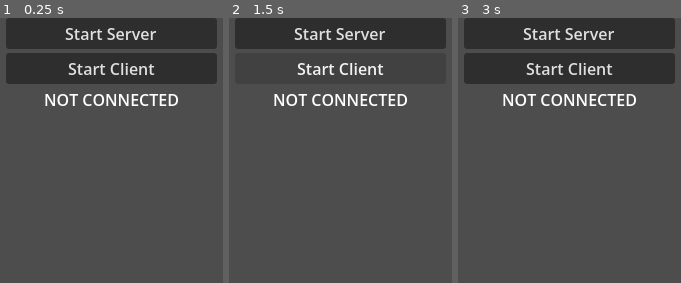
Above: before the commit, frames 1-3 (left to right).
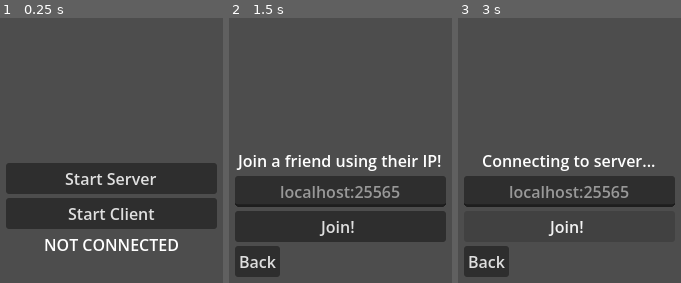
Above: after the commit, the same moments.

Repository: manakusiar/Card-Game
Game: Godot game, scene res://components/rooms/title_screen/title_screen.tscn
The game is run twice, just before and just after one commit, with the same random seed, the same clock (stepped at 60 frames per second) and the same inputs.
Inputs (mouse positions are in pixels of both pictures, inside the frame that each line leads up to):
- Up to frame 1 (0.25 s): no input
- Up to frame 2 (1.5 s): click "Start Client" at 0.5 s; click (340, 68) at 1.25 s, where only the run before the commit has a clickable "Start Client"
- Up to frame 3 (3 s): click (569, 33) at 2 s, where only the run before the commit has a clickable "Start Server"; click (569, 227) at 2.75 s, where only the run after the commit has a clickable "Join!"

The runs differ from the first frame. In frame 1, 46% of the frame differs, in the area x 2-98%, y 0-88%; in frame 2, 39%; in frame 3, 38%.

Commit message:
Host and Join functionality with operational buttons

Diff:
--- /dev/null
+++ b/components/rooms/lobby/lobby.tscn
@@ -0,0 +1,22 @@
+[gd_scene format=3 uid="uid://d1s428kp1pepv"]
+
+[sub_resource type="SceneReplicationConfig" id="SceneReplicationConfig_ooixt"]
+properties/0/path = NodePath("CheckButton:button_pressed")
+properties/0/spawn = true
+properties/0/replication_mode = 1
+
+[node name="Lobby" type="Node2D" unique_id=1781024536]
+
+[node name="Label" type="Label" parent="." unique_id=1041803746]
+offset_right = 40.0
+offset_bottom = 23.0
+text = "LOBBY SCREEN"
+
+[node name="CheckButton" type="CheckButton" parent="." unique_id=1359190735]
+offset_left = 206.0
+offset_top = 59.0
+offset_right = 250.0
+offset_bottom = 83.0
+
+[node name="MultiplayerSynchronizer" type="MultiplayerSynchronizer" parent="." unique_id=524342865]
+replication_config = SubResource("SceneReplicationConfig_ooixt")
--- /dev/null
+++ b/components/rooms/title_screen/states/title_host_state.gd
@@ -0,0 +1,29 @@
+class_name TitleHostState
+extends State
+
+@export_subgroup("Nodes")
+@export var HostScreen: VBoxContainer
+@export var PlayerCountLabel: Label
+@export var PlayerCountSlider: HSlider
+@export var PortLineEdit: LineEdit
+
+func enter():
+	HostScreen.visible = true
+
+func exit():
+	HostScreen.visible = false
+
+
+func _on_back_pressed() -> void:
+	Transitioned.emit(self, "TitleMainState")
+
+func _on_h_slider_value_changed(value: float) -> void:
+	PlayerCountLabel.text = "Player Count: " + str(int(ceil(value)))
+
+func _on_host_button_pressed() -> void:
+	var _port = PortLineEdit.text
+	var _player_count = int(PlayerCountSlider.value)
+	if _port == "": _port = "25565"
+
+	NetworkHandler.start_server(int(_port), _player_count)
+	get_tree().change_scene_to_file("res://components/rooms/lobby/lobby.tscn")
--- /dev/null
+++ b/components/rooms/title_screen/states/title_join_state.gd
@@ -0,0 +1,47 @@
+class_name TitleJoinState
+extends State
+
+@export_subgroup("Nodes")
+@export var JoinScreen: VBoxContainer
+@export var JoinLabel: Label
+@export var IpLineEdit: LineEdit
+
+func enter():
+	JoinScreen.visible = true
+
+func exit():
+	JoinScreen.visible = false
+
+func _ready() -> void:
+	multiplayer.connection_failed.connect(_on_connection_fail)
+
+func _on_back_pressed() -> void:
+	Transitioned.emit(self, "TitleMainState")
+
+func _on_join_button_pressed() -> void:
+	var _text = IpLineEdit.text
+	var sep_ip = seperate_ip_and_port(_text)
+	if sep_ip == [-1, -1]:
+		JoinLabel.text = "Incorrect input!"
+		return
+	elif sep_ip[0] == "":
+		sep_ip = ["localhost", "25565"]
+
+	NetworkHandler.start_client(sep_ip[0],int(sep_ip[1]))
+
+	JoinLabel.text = "Connecting to server..."
+	await multiplayer.connected_to_server
+
+	get_tree().change_scene_to_file("res://components/rooms/lobby/lobby.tscn")
+
+func _on_connection_fail() -> void:
+	JoinLabel.text = "Connection Failed!"
+
+func seperate_ip_and_port(full_ip) -> Array:
+	var parts = full_ip.split(":")
+	if parts[0] == "":
+		return parts
+	if len(parts) > 2 or len(parts) < 2:
+		return [-1, -1]
+
+	return parts
--- /dev/null
+++ b/components/rooms/title_screen/states/title_main_state.gd
@@ -0,0 +1,17 @@
+class_name TitleMainState
+extends State
+
+@export_subgroup("Nodes")
+@export var MainScreen: VBoxContainer
+
+func enter():
+	MainScreen.visible = true
+
+func exit():
+	MainScreen.visible = false
+
+func _on_start_server_pressed() -> void:
+	Transitioned.emit(self, "TitleHostState")
+
+func _on_start_client_pressed() -> void:
+	Transitioned.emit(self, "TitleJoinState")
--- /dev/null
+++ b/components/rooms/title_screen/states/title_options_state.gd
@@ -0,0 +1,2 @@
+class_name TitleOptionsState
+extends State
--- a/components/rooms/title_screen/title_screen.gd
+++ b/components/rooms/title_screen/title_screen.gd
@@ -1,10 +1,4 @@
 extends Node2D
-
-func _on_start_server_pressed() -> void:
-	NetworkHandler.start_server()
-
-func _on_start_client_pressed() -> void:
-	NetworkHandler.start_client()
 
 @export var connection_status_label: Label
 
--- a/components/rooms/title_screen/title_screen.tscn
+++ b/components/rooms/title_screen/title_screen.tscn
@@ -2,39 +2,46 @@
 
 [ext_resource type="Script" uid="uid://bwx0ydjsoa0vr" path="res://components/rooms/title_screen/title_screen.gd" id="1_k4icw"]
 [ext_resource type="Script" uid="uid://cctsph5nedpf3" path="res://components/rooms/title_screen/state_machine.gd" id="2_jj62v"]
-[ext_resource type="Script" uid="uid://cbnrvyevgwnc0" path="res://globals/handlers/state/state.gd" id="3_upy21"]
+[ext_resource type="Script" uid="uid://cdc51rxh8nlxc" path="res://components/rooms/title_screen/states/title_main_state.gd" id="3_jj62v"]
+[ext_resource type="Script" uid="uid://bbjm2myurqe1n" path="res://components/rooms/title_screen/states/title_join_state.gd" id="4_d2hus"]
+[ext_resource type="Script" uid="uid://tis3a0fcx8wn" path="res://components/rooms/title_screen/states/title_options_state.gd" id="5_m22od"]
+[ext_resource type="Script" uid="uid://bhkb26ci5rc7" path="res://components/rooms/title_screen/states/title_host_state.gd" id="6_m22od"]
 
 [sub_resource type="SceneReplicationConfig" id="SceneReplicationConfig_42wdy"]
 
 [node name="TitleScreen" type="Node2D" unique_id=586295874 node_paths=PackedStringArray("connection_status_label")]
 script = ExtResource("1_k4icw")
-connection_status_label = NodePath("HBoxContainer/VBoxContainer/Control/Label")
+connection_status_label = NodePath("TitleContainer/MainScreen/Control/Label")
 
-[node name="HBoxContainer" type="HBoxContainer" parent="." unique_id=877361109]
+[node name="MultiplayerSynchronizer" type="MultiplayerSynchronizer" parent="." unique_id=386518931]
+replication_config = SubResource("SceneReplicationConfig_42wdy")
+
+[node name="TitleContainer" type="HBoxContainer" parent="." unique_id=877361109]
 offset_right = 640.0
 offset_bottom = 360.0
 size_flags_vertical = 3
 
-[node name="LeftPadding" type="Control" parent="HBoxContainer" unique_id=953792633]
+[node name="LeftPadding" type="Control" parent="TitleContainer" unique_id=953792633]
 layout_mode = 2
 size_flags_horizontal = 3
 
-[node name="VBoxContainer" type="VBoxContainer" parent="HBoxContainer" unique_id=526613986]
+[node name="MainScreen" type="VBoxContainer" parent="TitleContainer" unique_id=526613986]
 layout_mode = 2
 size_flags_horizontal = 3
+size_flags_vertical = 4
 
-[node name="StartServer" type="Button" parent="HBoxContainer/VBoxContainer" unique_id=1644556833]
+[node name="StartServer" type="Button" parent="TitleContainer/MainScreen" unique_id=1644556833]
 layout_mode = 2
 text = "Start Server"
 
-[node name="StartClient" type="Button" parent="HBoxContainer/VBoxContainer" unique_id=818517120]
+[node name="StartClient" type="Button" parent="TitleContainer/MainScreen" unique_id=818517120]
 layout_mode = 2
 text = "Start Client"
 
-[node name="Control" type="Control" parent="HBoxContainer/VBoxContainer" unique_id=502497507]
+[node name="Control" type="Control" parent="TitleContainer/MainScreen" unique_id=502497507]
 layout_mode = 2
 
-[node name="Label" type="Label" parent="HBoxContainer/VBoxContainer/Control" unique_id=327506957]
+[node name="Label" type="Label" parent="TitleContainer/MainScreen/Control" unique_id=327506957]
 layout_mode = 1
 anchors_preset = 5
 anchor_left = 0.5
@@ -47,19 +54,126 @@
 horizontal_alignment = 1
 vertical_alignment = 1
 
-[node name="RightPadding" type="Control" parent="HBoxContainer" unique_id=119316413]
+[node name="JoinScreen" type="VBoxContainer" parent="TitleContainer" unique_id=1523392696]
+visible = false
+layout_mode = 2
+size_flags_horizontal = 3
+size_flags_vertical = 4
+
+[node name="Label" type="Label" parent="TitleContainer/JoinScreen" unique_id=898490906]
+layout_mode = 2
+text = "Join a friend using their IP!"
+horizontal_alignment = 1
+
+[node name="IpLineEdit" type="LineEdit" parent="TitleContainer/JoinScreen" unique_id=1838377032]
+layout_mode = 2
+placeholder_text = "localhost:25565"
+alignment = 1
+
+[node name="JoinButton" type="Button" parent="TitleContainer/JoinScreen" unique_id=1798283780]
+layout_mode = 2
+text = "Join! "
+
+[node name="Node" type="Control" parent="TitleContainer/JoinScreen" unique_id=873139491]
+layout_mode = 2
+
+[node name="Back" type="Button" parent="TitleContainer/JoinScreen/Node" unique_id=1632680632]
+layout_mode = 0
+offset_right = 8.0
+offset_bottom = 8.0
+text = "Back"
+
+[node name="HostScreen" type="VBoxContainer" parent="TitleContainer" unique_id=562533157]
+visible = false
+layout_mode = 2
+size_flags_horizontal = 3
+size_flags_vertical = 4
+
+[node name="Label" type="Label" parent="TitleContainer/HostScreen" unique_id=222579052]
+layout_mode = 2
+text = "Host a server for your friends!"
+horizontal_alignment = 1
+
+[node name="HBoxContainer" type="HBoxContainer" parent="TitleContainer/HostScreen" unique_id=1551375651]
+layout_mode = 2
+size_flags_vertical = 3
+
+[node name="HostButton" type="VBoxContainer" parent="TitleContainer/HostScreen/HBoxContainer" unique_id=59382147]
 layout_mode = 2
 size_flags_horizontal = 3
 
-[node name="MultiplayerSynchronizer" type="MultiplayerSynchronizer" parent="." unique_id=386518931]
-replication_config = SubResource("SceneReplicationConfig_42wdy")
+[node name="LineEdit" type="LineEdit" parent="TitleContainer/HostScreen/HBoxContainer/HostButton" unique_id=1643163996]
+layout_mode = 2
+placeholder_text = "25565"
+alignment = 1
 
-[node name="StateMachine" type="Node" parent="." unique_id=656980951]
+[node name="HostButton" type="Button" parent="TitleContainer/HostScreen/HBoxContainer/HostButton" unique_id=684573295]
+layout_mode = 2
+text = "Host!"
+
+[node name="PlayerCountSlider" type="VBoxContainer" parent="TitleContainer/HostScreen/HBoxContainer" unique_id=890890706]
+layout_mode = 2
+size_flags_horizontal = 3
+size_flags_stretch_ratio = 2.0
+
+[node name="PlayerCount" type="Label" parent="TitleContainer/HostScreen/HBoxContainer/PlayerCountSlider" unique_id=2034178735]
+layout_mode = 2
+text = "Player Count: 2"
+
+[node name="HSlider" type="HSlider" parent="TitleContainer/HostScreen/HBoxContainer/PlayerCountSlider" unique_id=1347828344]
+layout_mode = 2
+min_value = 2.0
+max_value = 4.0
+value = 2.0
+tick_count = 3
+ticks_on_borders = true
+ticks_position = 3
+
+[node name="Node" type="Control" parent="TitleContainer/HostScreen" unique_id=1988337035]
+layout_mode = 2
+
+[node name="Back" type="Button" parent="TitleContainer/HostScreen/Node" unique_id=1392608557]
+layout_mode = 0
+offset_right = 8.0
+offset_bottom = 8.0
+text = "Back"
+
+[node name="RightPadding" type="Control" parent="TitleContainer" unique_id=119316413]
+layout_mode = 2
+size_flags_horizontal = 3
+
+[node name="StateMachine" type="Node" parent="." unique_id=656980951 node_paths=PackedStringArray("initial_state")]
 script = ExtResource("2_jj62v")
+initial_state = NodePath("TitleMainState")
 
-[node name="Main" type="Node" parent="StateMachine" unique_id=2015217075]
-script = ExtResource("3_upy21")
-metadata/_custom_type_script = "uid://cbnrvyevgwnc0"
+[node name="TitleMainState" type="Node" parent="StateMachine" unique_id=1198738720 node_paths=PackedStringArray("MainScreen")]
+script = ExtResource("3_jj62v")
+MainScreen = NodePath("../../TitleContainer/MainScreen")
+metadata/_custom_type_script = "uid://cdc51rxh8nlxc"
 
-[connection signal="pressed" from="HBoxContainer/VBoxContainer/StartServer" to="." method="_on_start_server_pressed"]
-[connection signal="pressed" from="HBoxContainer/VBoxContainer/StartClient" to="." method="_on_start_client_pressed"]
+[node name="TitleJoinState" type="Node" parent="StateMachine" unique_id=469962711 node_paths=PackedStringArray("JoinScreen", "JoinLabel", "IpLineEdit")]
+script = ExtResource("4_d2hus")
+JoinScreen = NodePath("../../TitleContainer/JoinScreen")
+JoinLabel = NodePath("../../TitleContainer/JoinScreen/Label")
+IpLineEdit = NodePath("../../TitleContainer/JoinScreen/IpLineEdit")
+metadata/_custom_type_script = "uid://bbjm2myurqe1n"
+
+[node name="TitleOptionsState" type="Node" parent="StateMachine" unique_id=2046166747]
+script = ExtResource("5_m22od")
+metadata/_custom_type_script = "uid://tis3a0fcx8wn"
+
+[node name="TitleHostState" type="Node" parent="StateMachine" unique_id=989452866 node_paths=PackedStringArray("HostScreen", "PlayerCountLabel", "PlayerCountSlider", "PortLineEdit")]
+script = ExtResource("6_m22od")
+HostScreen = NodePath("../../TitleContainer/HostScreen")
+PlayerCountLabel = NodePath("../../TitleContainer/HostScreen/HBoxContainer/PlayerCountSlider/PlayerCount")
+PlayerCountSlider = NodePath("../../TitleContainer/HostScreen/HBoxContainer/PlayerCountSlider/HSlider")
+PortLineEdit = NodePath("../../TitleContainer/HostScreen/HBoxContainer/HostButton/LineEdit")
+metadata/_custom_type_script = "uid://bhkb26ci5rc7"
+
+[connection signal="pressed" from="TitleContainer/MainScreen/StartServer" to="StateMachine/TitleMainState" method="_on_start_server_pressed"]
+[connection signal="pressed" from="TitleContainer/MainScreen/StartClient" to="StateMachine/TitleMainState" method="_on_start_client_pressed"]
+[connection signal="pressed" from="TitleContainer/JoinScreen/JoinButton" to="StateMachine/TitleJoinState" method="_on_join_button_pressed"]
+[connection signal="pressed" from="TitleContainer/JoinScreen/Node/Back" to="StateMachine/TitleJoinState" method="_on_back_pressed"]
+[connection signal="pressed" from="TitleContainer/HostScreen/HBoxContainer/HostButton/HostButton" to="StateMachine/TitleHostState" method="_on_host_button_pressed"]
+[connection signal="value_changed" from="TitleContainer/HostScreen/HBoxContainer/PlayerCountSlider/HSlider" to="StateMachine/TitleHostState" method="_on_h_slider_value_changed"]
+[connection signal="pressed" from="TitleContainer/HostScreen/Node/Back" to="StateMachine/TitleHostState" method="_on_back_pressed"]
--- a/project.godot
+++ b/project.godot
@@ -25,6 +25,7 @@
 
 window/size/viewport_width=640
 window/size/viewport_height=360
+window/size/resizable=false
 
 [physics]
 
Not shown, added: components/rooms/title_screen/states/title_host_state.gd.uid
Not shown, added: components/rooms/title_screen/states/title_join_state.gd.uid
Not shown, added: components/rooms/title_screen/states/title_main_state.gd.uid
Not shown, added: components/rooms/title_screen/states/title_options_state.gd.uid
